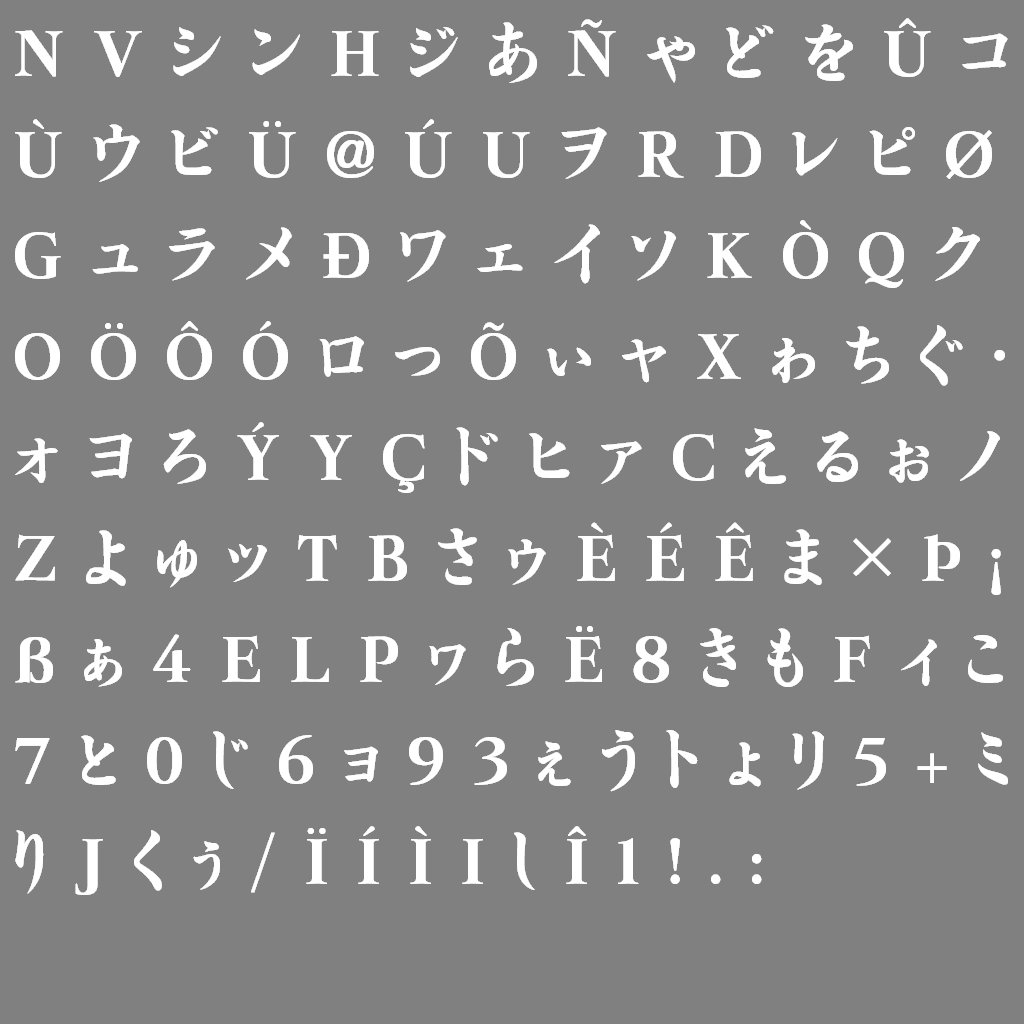
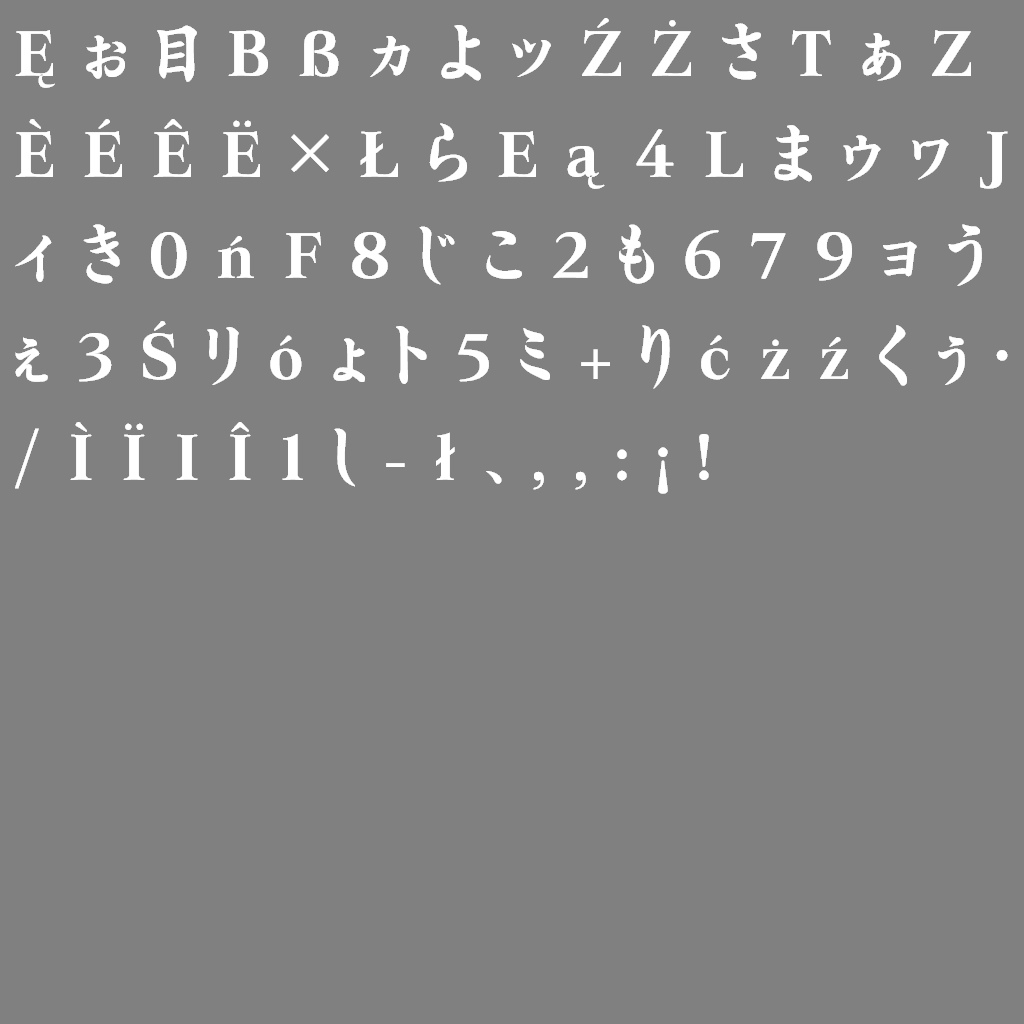
Two versions of the same layered image (1024x1024). Layer-by-layer changes:
added group "Style" with 3 layers above "Layer 1" over [15, 18, 1008, 895]
added layer "skill select_2" in group "Style" over [15, 18, 1008, 494]
hid "skill select_1", moved it into group "Style", painted on it over [15, 18, 1008, 895]
